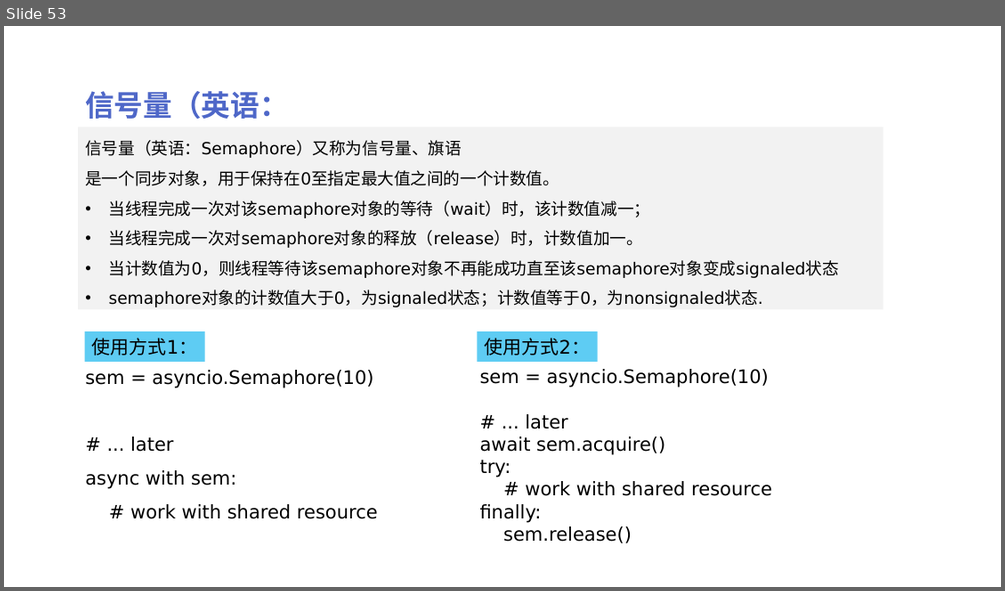
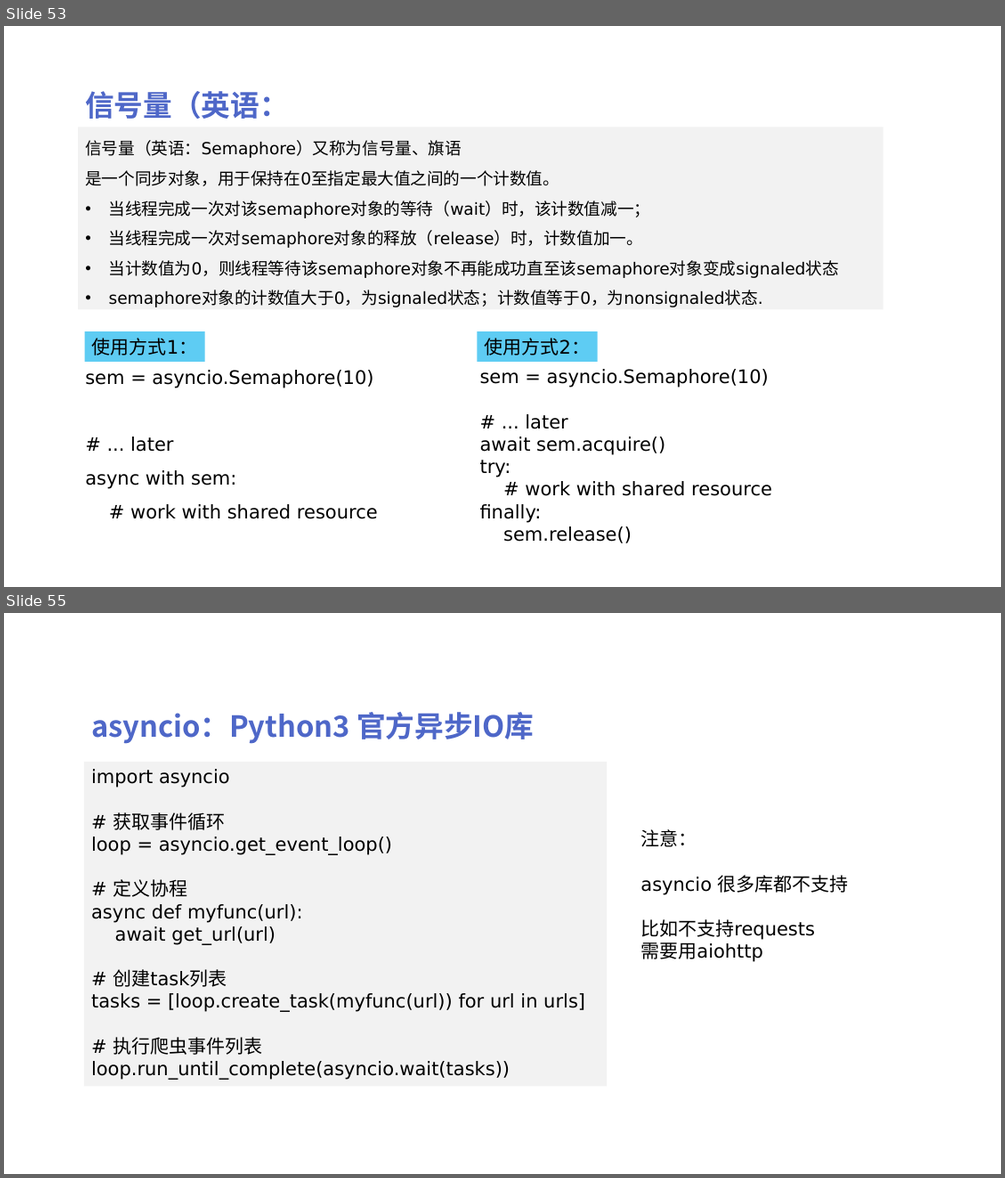
Before and after one commit to peiss/ant-learn-python-concurrent, a slide deck: Python并发编程简介.pptx. Shown one above the other, each under a label of ours: slide 53 before the commit, slides 53 and 55 after it; the slides between them are not shown. The pictures are 1005x591 and 1005x1178 pixels, drawn with LibreOffice and Linux fonts; fonts in the diff are those of the drawing. Boxes give left, top, right and bottom in pixels: in the first picture for what was removed or moved away, otherwise in the second. Text is boxed around its words. In the diff, an @@ line names an element or a change of style, - is before the commit and + after.

```diff
--- a/Python并发编程简介.pptx
+++ b/Python并发编程简介.pptx
@@ slide 55 added at box(4, 613, 1001, 1174), background #FFFFFF @@
@@ text added at box(91, 712, 534, 744), 28 pt, text #4E67C8, bold @@
+asyncio：Python3 官方异步IO库
@@ rectangle added at box(84, 762, 607, 1086), fill #F2F2F2, 18 pt, text #000000 @@
+import asyncio
+# 获取事件循环
+loop = asyncio.get_event_loop()
+# 定义协程
+async def myfunc(url):
+await get_url(url)
+# 创建task列表
+tasks = [loop.create_task(myfunc(url)) for url in urls]
+# 执行爬虫事件列表
+loop.run_until_complete(asyncio.wait(tasks))
@@ text added at box(640, 829, 849, 962), 18 pt, text #000000 @@
+注意：
+asyncio 很多库都不支持
+比如不支持requests
+需要用aiohttp
```
Also in this commit, not shown: 3 other slides added, 2 other files.
